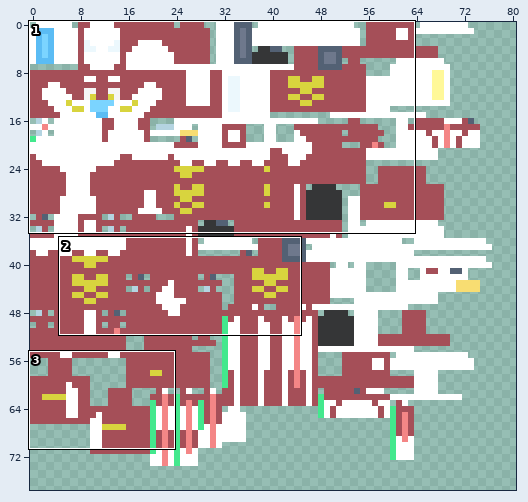
Two versions of one sprite sheet, src/main/resources/assets/changed/textures/latex_red_dragon.png. Above: a wide view before the commit, with the close-up outlined.
Close-up. Before the commit:
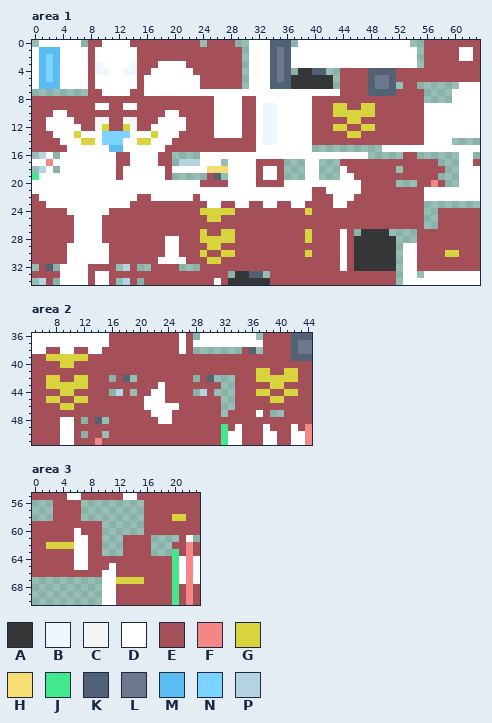
The file is 128x128 pixels. Shown: area 1: x 0..63, y 0..34; area 2: x 5..44, y 36..51; area 3: x 0..23, y 55..70. The wide view leaves out empty margins.
Palette (. is transparent): A #353637  B #ecf8fd  C #f5f5f5  D #ffffff  E #a54f58  F #f48686  G #d8d43e  H #f8dd72  J #43e88d  K #536174  L #6e788c  M #5bbcf4  N #7bd4ff  P #b4d4e1
Once edited:
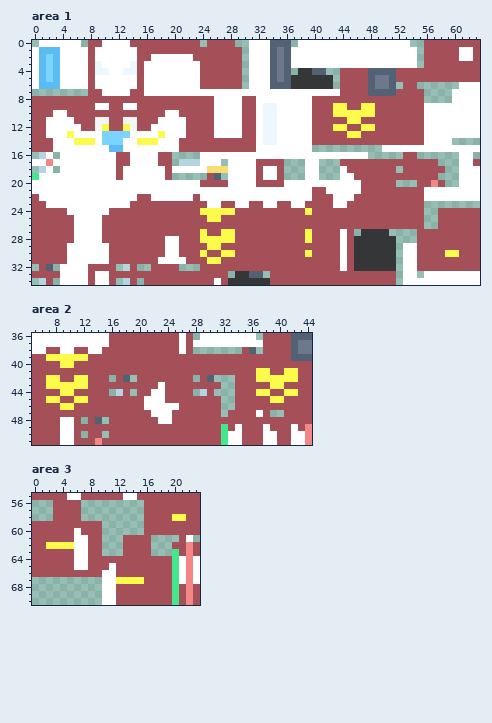
Difference:
@@ palette @@
-G #d8d43e
+G #fcfa4a
--- area 1
@@ x 14..25 @@
  1 DEEEEEEEEEEE
- 2 DEEEEEEEEEEE
- 3 BEEEDDDDEEEE
- 4 BEEDDDDDDEEE
+ 2 DEEDDDDDDEEE
+ 3 BEDDDDDDDDEE
+ 4 BEDDDDDDDDEE
  5 DEDDDDDDDDEE
@@ x 0..23 @@
 12 EEDDDDDEECGEEGCEEDDDDDEE
-13 EEEDDDGDDDNNNNDDDGDDDEEE
-14 EEEEDDDGGDNNNDDGGDDDEEEE
-15 EEEEEDDDDDDMMDDDDDDEEEEE
+13 EEDDDGDDDDNNNNDDDDGDDDEE
+14 EEEDDDGGGDNNNDDGGGDDDEEE
+15 EEEDDDDDDDDMMDDDDDDDDEEE
 16 .PD.DDDDDDDDEEDDDDEE....
